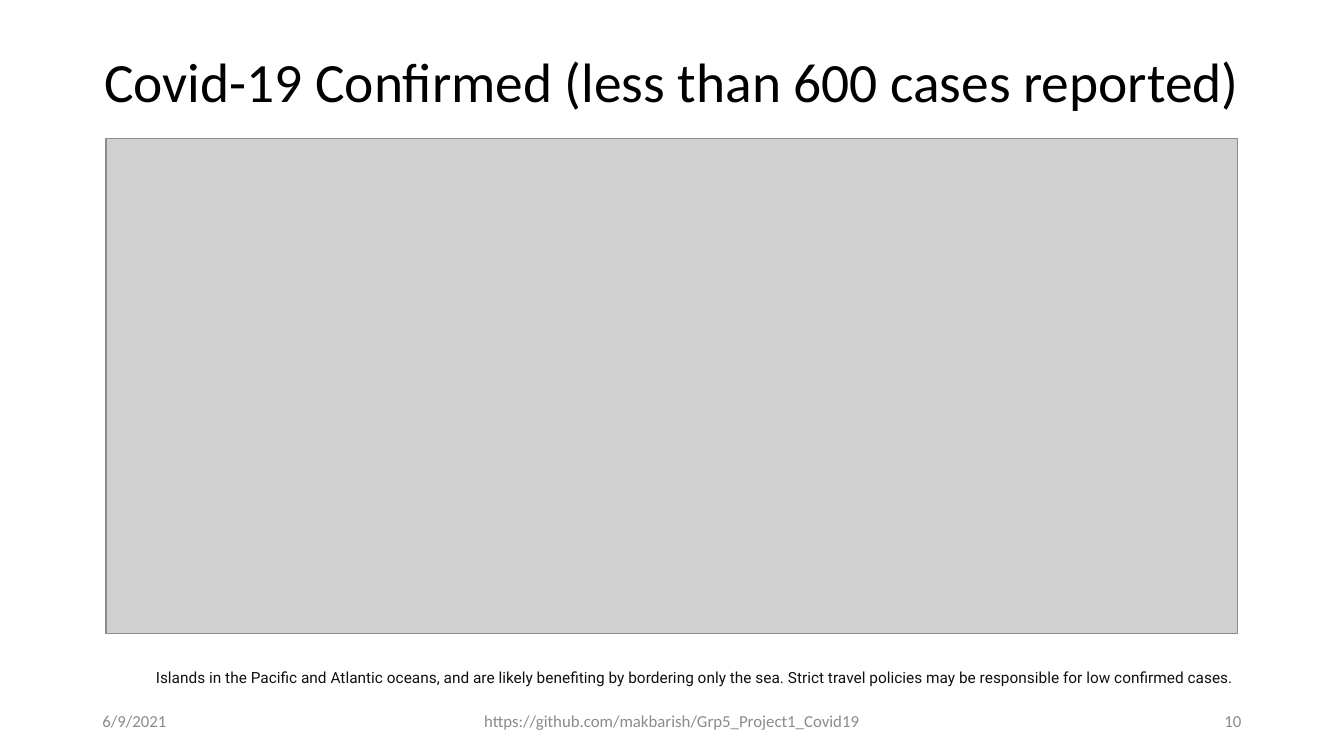
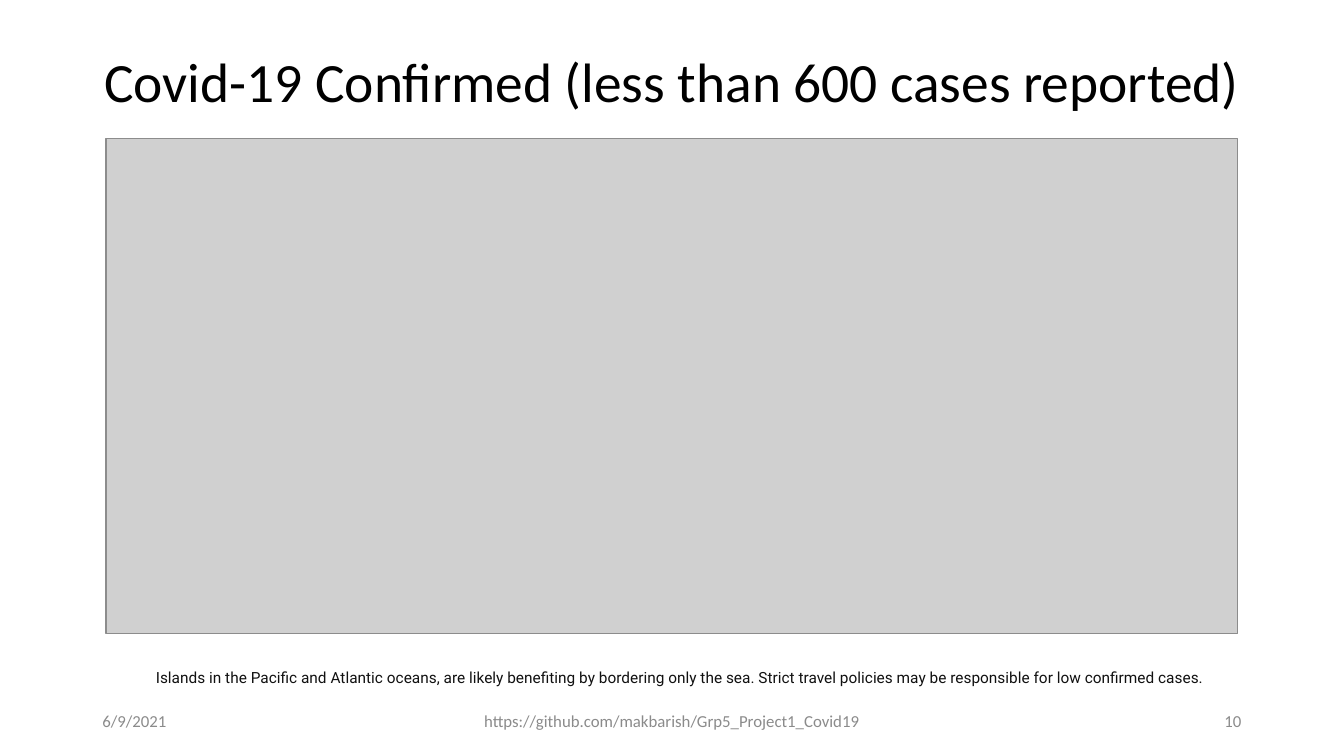
Before and after one commit to makbarish/Grp5_Project1_Covid19, a slide deck: slide 10 of Clay/Novel_Corona_Virus_2019_v2.pptx. Drawn at 1344x756 pixels with LibreOffice and Linux fonts; fonts in the diff are those of the drawing; grey boxes stand for pictures. Boxes give left, top, right and bottom in pixels: in the first picture for what was removed or moved away, otherwise in the second. Text is boxed around its words. In the diff, an @@ line names an element or a change of style, - is before the commit and + after.

```diff
--- a/Clay/Novel_Corona_Virus_2019_v2.pptx
+++ b/Clay/Novel_Corona_Virus_2019_v2.pptx
@@ text at (156,671,1203,687): text changed @@
-Islands in the Pacific and Atlantic oceans, and are likely benefiting by bordering only the sea. Strict travel policies may be responsible for low confirmed cases.
+Islands in the Pacific and Atlantic oceans, are likely benefiting by bordering only the sea. Strict travel policies may be responsible for low confirmed cases.
```
Also in this commit, not shown: 9 other slides changed, 2 slides added.
